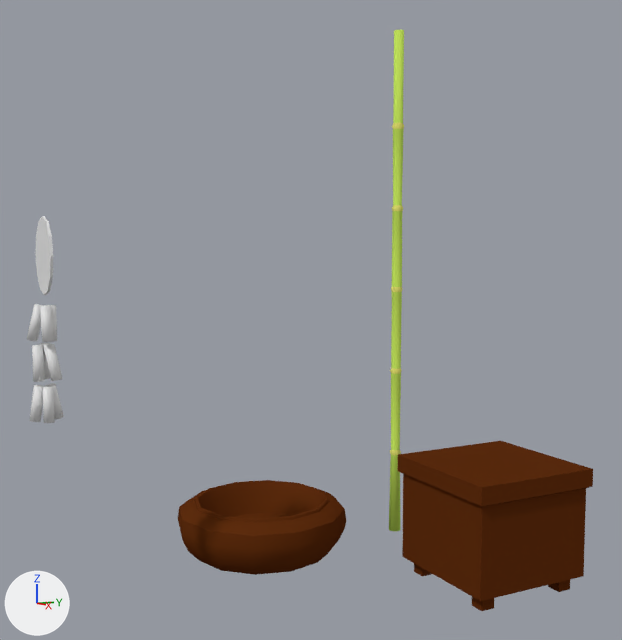
What one commit did to the Blender file Drago/arredamentiVari.blend.
Before and after are seen from a 50 mm lens placed at (13.22, -8.71, 5.35), pointed at (0.02, -1.78, 4.01). Every picture has the same lights, and +X, +Y and +Z are marked at lower left.

Objects in the first picture: 'Bamboo', 'CassettaConPiedini', 'Cylinder.000', 'Cylinder.001', 'Cylinder.004', 'Ghirlanda', 'Vaso'.
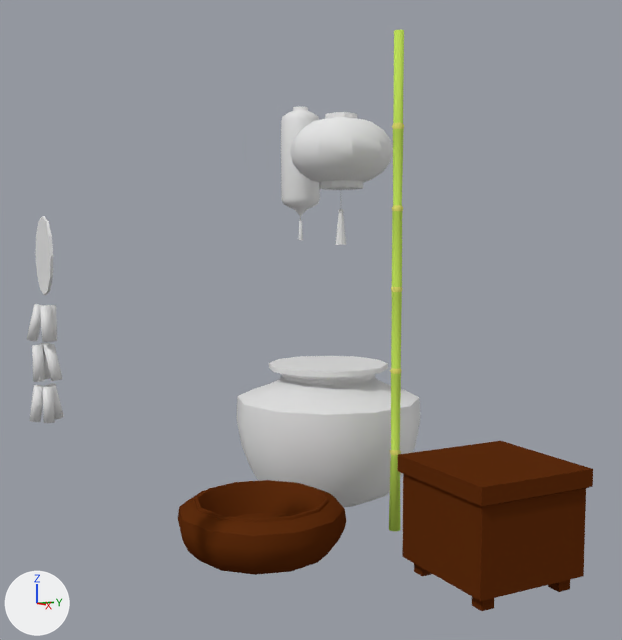
Commit message: +vaso + altra lanterna

The change, as a diff of the scene's bpy script:
```diff
--- a/Drago/arredamentiVari.blend.py
+++ b/Drago/arredamentiVari.blend.py
@@ mat_m_lanterna @@
+mat_m_lanterna = diffuse_material('M_Lanterna')
+mat_m_lanterna.base_color = (0.8, 0.8, 0.8)  # white #e7e7e7
@@ me_sphere @@
+me_sphere.from_pydata(...)  # 182 vertices, 190 faces; spans x -1.79..1.79, y -1.88..1.88, z -3.36..1.31
+me_sphere.polygons.foreach_set('use_smooth', [True] * 190)
+me_sphere.materials.append(mat_m_lanterna)  # its picture is missing
@@ me_cylinder_002 @@
+me_cylinder_002.from_pydata(...)  # 169 vertices, 174 faces; spans x -1.95..1.95, y -1.95..1.95, z 0.0..2.82
+me_cylinder_002.polygons.foreach_set('use_smooth', [True] * 174)
@@ me_cylinder_004 @@
+me_cylinder_004.from_pydata(...)  # 194 vertices, 204 faces; spans x -0.42..0.42, y -0.42..0.42, z -1.75..1.13
+me_cylinder_004.polygons.foreach_set('use_smooth', [True] * 204)
@@ ob_sphere @@
+ob_sphere = bpy.data.objects.new('Sphere', me_sphere)
+ob_sphere.location = (-2.06, 0.0, 7.17)
+ob_sphere.scale = (0.555, 0.555, 0.555)
@@ ob_cylinder @@
+ob_cylinder = bpy.data.objects.new('Cylinder', me_cylinder_002)
+ob_cylinder.location = (-2.59, 0.0, 0.0)
@@ ob_cylinder_002 @@
+ob_cylinder_002 = bpy.data.objects.new('Cylinder.002', me_cylinder_004)
+ob_cylinder_002.location = (-3.86, 0.0, 7.15)
```

What differs and where, as boxes [x1, y1, x2, y2] in the pictures (622 x 640 px):
'Cylinder', added: after [236, 356, 420, 507]
'Sphere', added: after [290, 112, 393, 245]
'Cylinder.002', added: after [281, 106, 320, 240]
